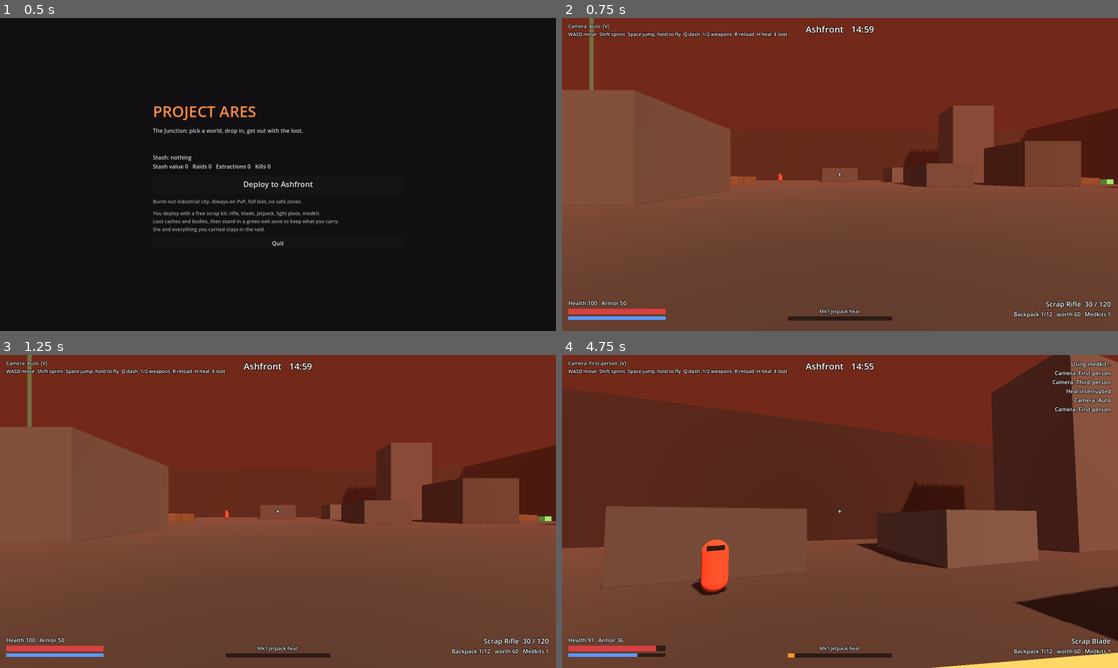
Above: before the commit, frames 1-4 (two rows, left to right).
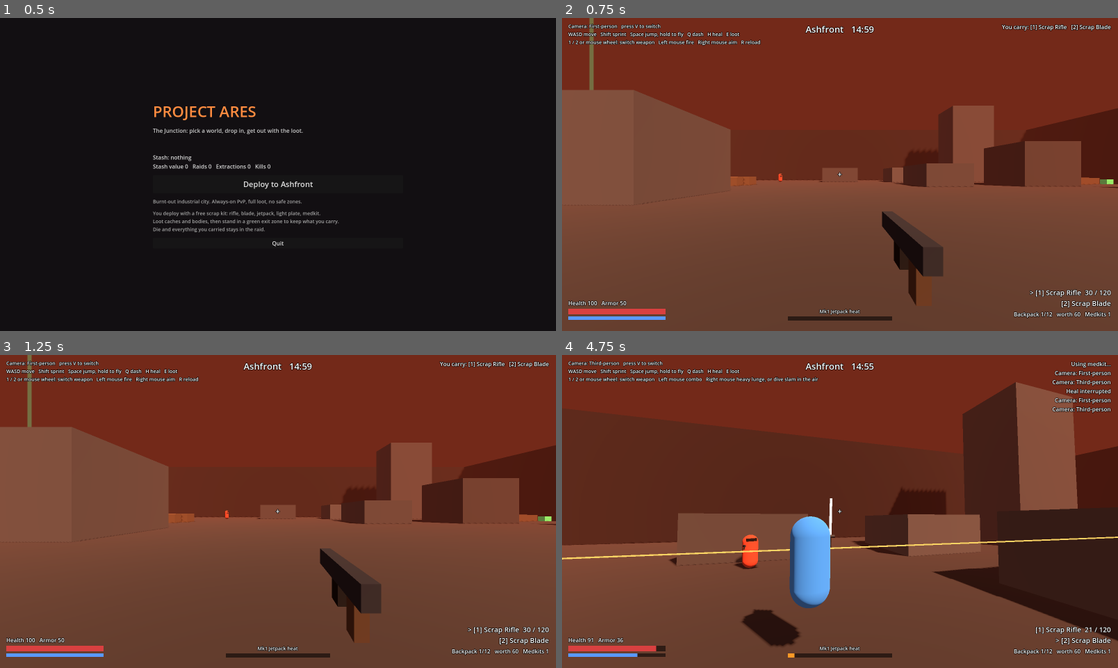
Above: after the commit, the same moments.

Repository: czinabu/projectares
Game: Godot game, scene res://scenes/main.tscn
Same seed, same stepped clock (60 frames per second), same inputs: the game is played once before the commit and once after it.
Inputs (mouse positions are in pixels of both pictures, inside the frame that each line leads up to):
- Up to frame 1 (0.5 s): no input
- Up to frame 2 (0.75 s): click "Deploy to Ashfront" at 0.5 s
- Up to frame 3 (1.25 s): no input
- Up to frame 4 (4.75 s): tap V (toggle_view) at 1.25, 2, 2.75, 3.5, 3.8, 4.25 s; move the mouse to (867, 511) at 1.27 s; press the mouse at (867, 511) at 1.28 s; hold W (move_forward) from 1.28 s (still down); tap Q (dash) at 1.35 s; tap Space (jump) at 1.52, 1.82, 2.27, 2.57, 3.77, 4.07, 4.52 s; move the mouse to (812, 511) at 2.02 s; release the mouse at (812, 511) at 2.03 s; click (812, 511) at 2.1 s; tap H (heal) at 2.3, 2.85 s; move the mouse to (851, 505) at 2.77 s; hold Shift (sprint) 2.78-3.53 s; click (851, 505) at 2.92 s; move the mouse to (834, 517) at 3.52 s; tap Shift (sprint) at 3.6 s; click (834, 517) at 3.67 s; move the mouse to (878, 514) at 4.27 s; hold V (toggle_view) from 4.28 s (still down); click (878, 514) at 4.42 s; tap 2 (weapon_2) at 4.55 s

Frame 1 is identical in both runs. In frame 2, 3.0% of the frame differs, in the area x 1-99%, y 1-93%; in frame 3, 3.0%; in frame 4, 29%, in the area x 0-100%, y 0-100%.

Commit message:
Make the camera manual and show held weapons
Playtest feedback: the camera switching on its own was unwelcome, and the
blade went unnoticed.

- Camera is first-person or third-person only, switched with V. It no
  longer changes for melee, flight, or aiming. Aiming in third-person
  zooms over the shoulder instead.
- Weapons have greybox models held in hand in both views, with recoil
  on the rifle and a swing on the blade.
- HUD lists every carried weapon with its key and shows controls for the
  weapon in hand. Mouse wheel switches weapons.

Co-Authored-By: Claude Fable 5.2 <noreply@anthropic.com>
Claude-Session: https://claude.ai/code/session_01GXE5t49NqYsEdwF6FLZEG3

Diff:
--- a/core/actor/actor.gd
+++ b/core/actor/actor.gd
@@ -13,6 +13,8 @@
 const LAYER_WORLD := 1
 const LAYER_ACTORS := 2
 const LAYER_INTERACT := 4
+## Where the hand sits on the body when a controller is not posing it.
+const HAND_REST := Vector3(0.38, 1.25, -0.35)
 
 var faction := "raider"
 var display_name := "Raider"
@@ -49,6 +51,9 @@
 var heal_time_left := 0.0
 var airborne_time := 0.0
 var body_mesh: MeshInstance3D
+## Holds the active weapon's model. A first-person camera may pose it itself.
+var hand := Node3D.new()
+var hand_override := false
 
 var _dash_left := 0.0
 var _dash_cd := 0.0
@@ -63,6 +68,9 @@
 	add_child(health)
 	add_child(inventory)
 	add_child(flight)
+	hand.name = "Hand"
+	hand.position = HAND_REST
+	add_child(hand)
 
 
 func _ready() -> void:
@@ -111,6 +119,9 @@
 	if is_dead:
 		return
 	rotation.y = cmd.yaw
+	if not hand_override:
+		hand.position = HAND_REST
+		hand.rotation = Vector3(cmd.pitch, 0.0, 0.0)
 	_simulate_movement(delta)
 	_simulate_weapons(delta)
 	_simulate_heal(delta)
@@ -176,6 +187,7 @@
 		if old:
 			old.on_holster()
 		active_weapon_index = cmd.switch_weapon
+		_refresh_weapon_visuals()
 	var weapon := get_active_weapon()
 	if weapon and heal_time_left <= 0.0:
 		weapon.handle_input(cmd, delta)
@@ -214,6 +226,16 @@
 	weapon.actor = self
 	weapons.append(weapon)
 	add_child(weapon)
+	weapon.visual = weapon.build_visual()
+	if weapon.visual:
+		hand.add_child(weapon.visual)
+	_refresh_weapon_visuals()
+
+
+func _refresh_weapon_visuals() -> void:
+	for i in weapons.size():
+		if weapons[i].visual:
+			weapons[i].visual.visible = i == active_weapon_index
 
 
 func add_impulse(impulse: Vector3) -> void:
@@ -260,6 +282,7 @@
 	is_dead = true
 	collision_layer = 0
 	velocity = Vector3.ZERO
+	hand.visible = false
 	if body_mesh:
 		body_mesh.rotation.x = -PI / 2.0
 		body_mesh.position.y = 0.4
--- a/core/combat/gun.gd
+++ b/core/combat/gun.gd
@@ -21,8 +21,24 @@
 var _rng := RandomNumberGenerator.new()
 
 
+func build_visual() -> Node3D:
+	var root := Node3D.new()
+	root.add_child(Weapon.make_part(Vector3(0.07, 0.1, 0.62), Vector3(0, 0, -0.2), Color(0.16, 0.16, 0.18)))
+	root.add_child(Weapon.make_part(Vector3(0.06, 0.16, 0.08), Vector3(0, -0.12, 0.0), Color(0.3, 0.22, 0.16)))
+	root.add_child(Weapon.make_part(Vector3(0.05, 0.14, 0.1), Vector3(0, -0.1, -0.22), Color(0.1, 0.1, 0.1)))
+	return root
+
+
+func controls_hint() -> String:
+	return "Left mouse fire   Right mouse aim   R reload"
+
+
 func tick(delta: float) -> void:
 	_cooldown = maxf(0.0, _cooldown - delta)
+	if visual:
+		# Recoil kick settles back to rest.
+		visual.position.z = move_toward(visual.position.z, 0.0, delta * 0.6)
+		visual.rotation.x = move_toward(visual.rotation.x, 0.0, delta * 1.5)
 	if _reload_left > 0.0:
 		_reload_left -= delta
 		if _reload_left <= 0.0:
@@ -68,6 +84,9 @@
 func _fire() -> void:
 	ammo_in_mag -= 1
 	_cooldown = fire_interval
+	if visual:
+		visual.position.z = 0.05
+		visual.rotation.x = 0.06
 	var from := actor.get_eye_position()
 	var dir := actor.get_aim_dir()
 	var spread := deg_to_rad(spread_deg) * (ads_spread_mult if _aiming else 1.0)
--- a/core/combat/melee_weapon.gd
+++ b/core/combat/melee_weapon.gd
@@ -26,12 +26,28 @@
 var _slamming := false
 
 
-func prefers_third_person() -> bool:
-	return true
+const REST_POSE := -0.45
+const SWING_TIME := 0.16
+
+var _swing_left := 0.0
+
+
+func build_visual() -> Node3D:
+	var root := Node3D.new()
+	root.add_child(Weapon.make_part(Vector3(0.05, 0.22, 0.05), Vector3(0, 0.0, 0), Color(0.15, 0.15, 0.15)))
+	root.add_child(Weapon.make_part(Vector3(0.2, 0.04, 0.06), Vector3(0, 0.12, 0), Color(0.3, 0.3, 0.3)))
+	root.add_child(Weapon.make_part(Vector3(0.06, 0.95, 0.015), Vector3(0, 0.62, 0), Color(0.45, 0.9, 1.0), true))
+	root.rotation.x = REST_POSE
+	return root
+
+
+func controls_hint() -> String:
+	return "Left mouse combo   Right mouse heavy lunge, or dive slam in the air"
 
 
 func tick(delta: float) -> void:
 	_cooldown = maxf(0.0, _cooldown - delta)
+	_animate(delta)
 	if _combo_timer > 0.0:
 		_combo_timer -= delta
 		if _combo_timer <= 0.0:
@@ -95,8 +111,29 @@
 			Combat.deal(other, DamageInfo.make(slam_damage, actor, "slam", other.global_position))
 
 
+## Greybox swing: the blade pulls back for a heavy, then sweeps forward on a strike.
+func _animate(delta: float) -> void:
+	if visual == null:
+		return
+	var pose := REST_POSE
+	if _slamming:
+		pose = 1.3
+	elif _heavy_left > 0.0:
+		pose = 1.0
+	elif _swing_left > 0.0:
+		_swing_left -= delta
+		pose = lerpf(0.6, -2.1, 1.0 - maxf(_swing_left, 0.0) / SWING_TIME)
+	else:
+		visual.rotation.z = lerp_angle(visual.rotation.z, 0.0, 1.0 - exp(-10.0 * delta))
+	visual.rotation.x = lerp_angle(visual.rotation.x, pose, 1.0 - exp(-40.0 * delta))
+
+
 func _strike(amount: float, kind: String) -> void:
 	swung.emit(kind)
+	_swing_left = SWING_TIME
+	if visual:
+		# Alternate the slash angle through the combo so the hits read differently.
+		visual.rotation.z = [0.0, 0.7, -0.7, 0.0][combo_step] if kind == "light" else 0.0
 	var forward := actor.get_aim_dir()
 	forward.y = 0.0
 	forward = forward.normalized()
--- a/core/combat/weapon.gd
+++ b/core/combat/weapon.gd
@@ -5,6 +5,8 @@
 var actor: Actor
 var item_id := ""
 var display_name := "Weapon"
+## The held model, created by `build_visual` and parented to the actor's hand.
+var visual: Node3D
 
 
 ## Called every physics tick, even while holstered (cooldowns, reloads).
@@ -21,15 +23,37 @@
 	pass
 
 
-## Melee reads better from behind, so the camera uses this as a hint.
-func prefers_third_person() -> bool:
-	return false
+## Builds the greybox model shown in the actor's hand, or null for none.
+func build_visual() -> Node3D:
+	return null
 
 
-## True while aiming down sights. Forces the first-person camera.
+## True while aiming down sights. The camera zooms in.
 func is_aiming() -> bool:
 	return false
 
 
+## One line telling the player how to use this weapon.
+func controls_hint() -> String:
+	return ""
+
+
+static func make_part(size: Vector3, at: Vector3, color: Color, glow := false) -> MeshInstance3D:
+	var mesh := BoxMesh.new()
+	mesh.size = size
+	var mat := StandardMaterial3D.new()
+	mat.albedo_color = color
+	if glow:
+		mat.emission_enabled = true
+		mat.emission = color
+		mat.emission_energy_multiplier = 1.2
+	mesh.material = mat
+	var part := MeshInstance3D.new()
+	part.mesh = mesh
+	part.position = at
+	part.cast_shadow = GeometryInstance3D.SHADOW_CASTING_SETTING_OFF
+	return part
+
+
 func status_text() -> String:
 	return display_name
--- a/core/player/player_controller.gd
+++ b/core/player/player_controller.gd
@@ -3,25 +3,29 @@
 ## Local player input and camera. Reads the keyboard and mouse, writes the
 ## Actor's command, and runs the first/third-person camera.
 ##
-## Camera rule: AUTO uses first-person with guns and third-person for melee and
-## flight. Aiming down sights always forces first-person, and shots always come
-## from the character's eyes, so third-person never lets you shoot from cover.
+## The camera only changes when the player presses the toggle. Shots always
+## come from the character's eyes, so third-person never lets you shoot from
+## behind cover.
 
-enum ViewMode { AUTO, FIRST, THIRD }
+enum ViewMode { FIRST, THIRD }
 
-const VIEW_NAMES := ["Auto", "First-person", "Third-person"]
+const VIEW_NAMES := ["First-person", "Third-person"]
+## Where the held weapon sits relative to the camera in first-person.
+const FIRST_PERSON_HAND := Vector3(0.32, -0.3, -0.75)
 
 var actor: Actor
 var camera: Camera3D
-var view_mode := ViewMode.AUTO
+var view_mode := ViewMode.FIRST
 var mouse_sensitivity := 0.0022
 var third_person_distance := 3.8
+var third_person_aim_distance := 2.2
 var base_fov := 80.0
 var ads_fov := 55.0
 
 var yaw := 0.0
 var pitch := 0.0
 var _cam_dist := 0.0
+var _pending_switch := -1
 
 
 func setup(p_actor: Actor) -> void:
@@ -52,9 +56,19 @@
 		Input.mouse_mode = Input.MOUSE_MODE_VISIBLE if captured else Input.MOUSE_MODE_CAPTURED
 	elif event is InputEventMouseButton and event.pressed and not captured:
 		Input.mouse_mode = Input.MOUSE_MODE_CAPTURED
+	elif event is InputEventMouseButton and event.pressed \
+			and event.button_index in [MOUSE_BUTTON_WHEEL_UP, MOUSE_BUTTON_WHEEL_DOWN]:
+		var count := actor.weapons.size()
+		if count > 1:
+			var step := 1 if event.button_index == MOUSE_BUTTON_WHEEL_DOWN else -1
+			_pending_switch = posmod(actor.active_weapon_index + step, count)
 	elif event.is_action_pressed("toggle_view"):
-		view_mode = ((view_mode + 1) % 3) as ViewMode
-		actor.notice.emit("Camera: %s" % VIEW_NAMES[view_mode])
+		toggle_view()
+
+
+func toggle_view() -> void:
+	view_mode = ViewMode.THIRD if view_mode == ViewMode.FIRST else ViewMode.FIRST
+	actor.notice.emit("Camera: %s" % VIEW_NAMES[view_mode])
 
 
 func _physics_process(_delta: float) -> void:
@@ -83,6 +97,9 @@
 		cmd.switch_weapon = 0
 	elif Input.is_action_just_pressed("weapon_2"):
 		cmd.switch_weapon = 1
+	elif _pending_switch >= 0:
+		cmd.switch_weapon = _pending_switch
+	_pending_switch = -1
 	cmd.aim_dir = _compute_aim_dir()
 
 
@@ -91,7 +108,9 @@
 		return
 	var weapon := actor.get_active_weapon()
 	var aiming := weapon != null and weapon.is_aiming()
-	var target_dist := third_person_distance if _wants_third_person(weapon, aiming) else 0.0
+	var target_dist := 0.0
+	if _wants_third_person():
+		target_dist = third_person_aim_distance if aiming else third_person_distance
 	_cam_dist = lerpf(_cam_dist, target_dist, 1.0 - exp(-12.0 * delta))
 	if absf(_cam_dist - target_dist) < 0.01:
 		_cam_dist = target_dist
@@ -108,27 +127,22 @@
 			desired = pivot + (hit.position - pivot) * 0.85
 	camera.global_transform = Transform3D(look, desired)
 	camera.fov = lerpf(camera.fov, ads_fov if aiming else base_fov, 1.0 - exp(-14.0 * delta))
+	var first_person := not actor.is_dead and pivot.distance_to(desired) <= 0.7
 	if actor.body_mesh:
-		actor.body_mesh.visible = actor.is_dead or pivot.distance_to(desired) > 0.7
+		actor.body_mesh.visible = not first_person
+	# In first-person the weapon is held in front of the camera; otherwise it
+	# rests on the body, where the Actor poses it.
+	actor.hand_override = first_person
+	if first_person:
+		actor.hand.global_transform = camera.global_transform * Transform3D(Basis.IDENTITY, FIRST_PERSON_HAND)
 
 
 func is_third_person() -> bool:
 	return _cam_dist > 0.5
 
 
-func _wants_third_person(weapon: Weapon, aiming: bool) -> bool:
-	if actor.is_dead:
-		return true
-	if aiming:
-		return false
-	match view_mode:
-		ViewMode.FIRST:
-			return false
-		ViewMode.THIRD:
-			return true
-	if weapon and weapon.prefers_third_person():
-		return true
-	return actor.flight.enabled and actor.airborne_time > 0.35
+func _wants_third_person() -> bool:
+	return actor.is_dead or view_mode == ViewMode.THIRD
 
 
 ## Where the crosshair points, converted to a direction from the actor's eyes.
--- a/core/ui/hud.gd
+++ b/core/ui/hud.gd
@@ -39,7 +39,7 @@
 	_place(_timer, 0.5, 0.0, Vector2(-200, 14), Vector2(400, 36))
 
 	_view = _label(root, "", 14)
-	_place(_view, 0.0, 0.0, Vector2(18, 14), Vector2(700, 60))
+	_place(_view, 0.0, 0.0, Vector2(18, 14), Vector2(900, 80))
 
 	_feed = _label(root, "", 16)
 	_feed.horizontal_alignment = HORIZONTAL_ALIGNMENT_RIGHT
@@ -67,12 +67,18 @@
 
 	_weapon = _label(root, "", 20)
 	_weapon.horizontal_alignment = HORIZONTAL_ALIGNMENT_RIGHT
-	_place(_weapon, 1.0, 1.0, Vector2(-520, -92), Vector2(500, 28))
+	_weapon.vertical_alignment = VERTICAL_ALIGNMENT_BOTTOM
+	_place(_weapon, 1.0, 1.0, Vector2(-520, -192), Vector2(500, 126))
 	_backpack = _label(root, "", 16)
 	_backpack.horizontal_alignment = HORIZONTAL_ALIGNMENT_RIGHT
 	_place(_backpack, 1.0, 1.0, Vector2(-520, -60), Vector2(500, 24))
 
 	raid.player.notice.connect(_on_notice)
+	var names: Array[String] = []
+	for i in raid.player.weapons.size():
+		names.append("[%d] %s" % [i + 1, raid.player.weapons[i].display_name])
+	if not names.is_empty():
+		_on_notice("You carry: " + "   ".join(names))
 
 
 func _process(delta: float) -> void:
@@ -94,13 +100,19 @@
 	_heat_label.modulate = Color(1, 0.35, 0.25) if p.flight.overheated else Color.WHITE
 
 	var weapon := p.get_active_weapon()
-	_weapon.text = weapon.status_text() if weapon else "Unarmed"
+	# Every carried weapon is listed with its key, the one in hand marked.
+	var slots: Array[String] = []
+	for i in p.weapons.size():
+		var w := p.weapons[i]
+		slots.append("%s [%d] %s" % [">" if w == weapon else " ", i + 1, w.status_text()])
+	_weapon.text = "\n".join(slots) if not slots.is_empty() else "Unarmed"
 	_backpack.text = "Backpack %d/%d   worth %d   Medkits %d" % [
 		p.inventory.items.size(), p.inventory.capacity, p.inventory.total_value(),
 		p.inventory.items.count("medkit")]
 
-	_view.text = "Camera: %s  [V]\nWASD move  Shift sprint  Space jump, hold to fly  Q dash  1/2 weapons  R reload  H heal  E loot" \
-			% PlayerController.VIEW_NAMES[controller.view_mode]
+	_view.text = "Camera: %s   press V to switch\nWASD move   Shift sprint   Space jump, hold to fly   Q dash   H heal   E loot\n1 / 2 or mouse wheel: switch weapon   %s" % [
+		PlayerController.VIEW_NAMES[controller.view_mode],
+		weapon.controls_hint() if weapon else ""]
 
 	var progress := raid.extract_progress()
 	_extract_bar.visible = progress > 0.0
--- a/tests/test_runner.gd
+++ b/tests/test_runner.gd
@@ -204,6 +204,8 @@
 	await frames(2)
 	p.cmd.switch_weapon = -1
 	check(p.get_active_weapon() is MeleeWeapon, "weapon switching works")
+	check(p.weapons[1].visual != null and p.weapons[1].visual.visible
+			and not p.weapons[0].visual.visible, "only the weapon in hand is shown")
 	var before_melee := bot_b.health.health
 	p.cmd.primary_pressed = true
 	await frames(1)
@@ -312,6 +314,24 @@
 	await frames(5)
 	check(main.raid != null and not main.hub.visible, "deploying starts a raid")
 	check(main.controller.camera.current and main.hud != null, "raid has a camera and HUD")
+	var controller: PlayerController = main.controller
+	check(controller.view_mode == PlayerController.ViewMode.FIRST and not controller.is_third_person(),
+			"camera starts in first-person")
+	# Melee and flight must not move the camera on their own.
+	var p: Actor = main.raid.player
+	await frames(40)
+	Input.action_press("weapon_2")
+	Input.action_press("jump")
+	await frames(40)
+	Input.action_release("weapon_2")
+	Input.action_release("jump")
+	check(p.get_active_weapon() is MeleeWeapon and not p.is_on_floor(),
+			"real input reaches the actor (blade out, airborne)")
+	check(not controller.is_third_person(), "camera stays put when using the blade or flying")
+	check(p.hand_override, "first-person holds the weapon in front of the camera")
+	controller.toggle_view()
+	await frames(40)
+	check(controller.is_third_person(), "the toggle switches to third-person")
 	main.raid.player.kill("test")
 	await frames(150)
 	check(main.raid == null and main.hub.visible, "dying returns to the hub")
--- a/tests/visual_check.gd
+++ b/tests/visual_check.gd
@@ -28,7 +28,11 @@
 
 	await _settle(90)
 	await _shot(out_dir.path_join("first_person.png"))
-	controller.view_mode = PlayerController.ViewMode.THIRD
+	Input.action_press("weapon_2")
+	await _settle(30)
+	Input.action_release("weapon_2")
+	await _shot(out_dir.path_join("first_person_blade.png"))
+	controller.toggle_view()
 	await _settle(60)
 	await _shot(out_dir.path_join("third_person.png"))
 	get_tree().quit()
Not shown, changed: CLAUDE.md
